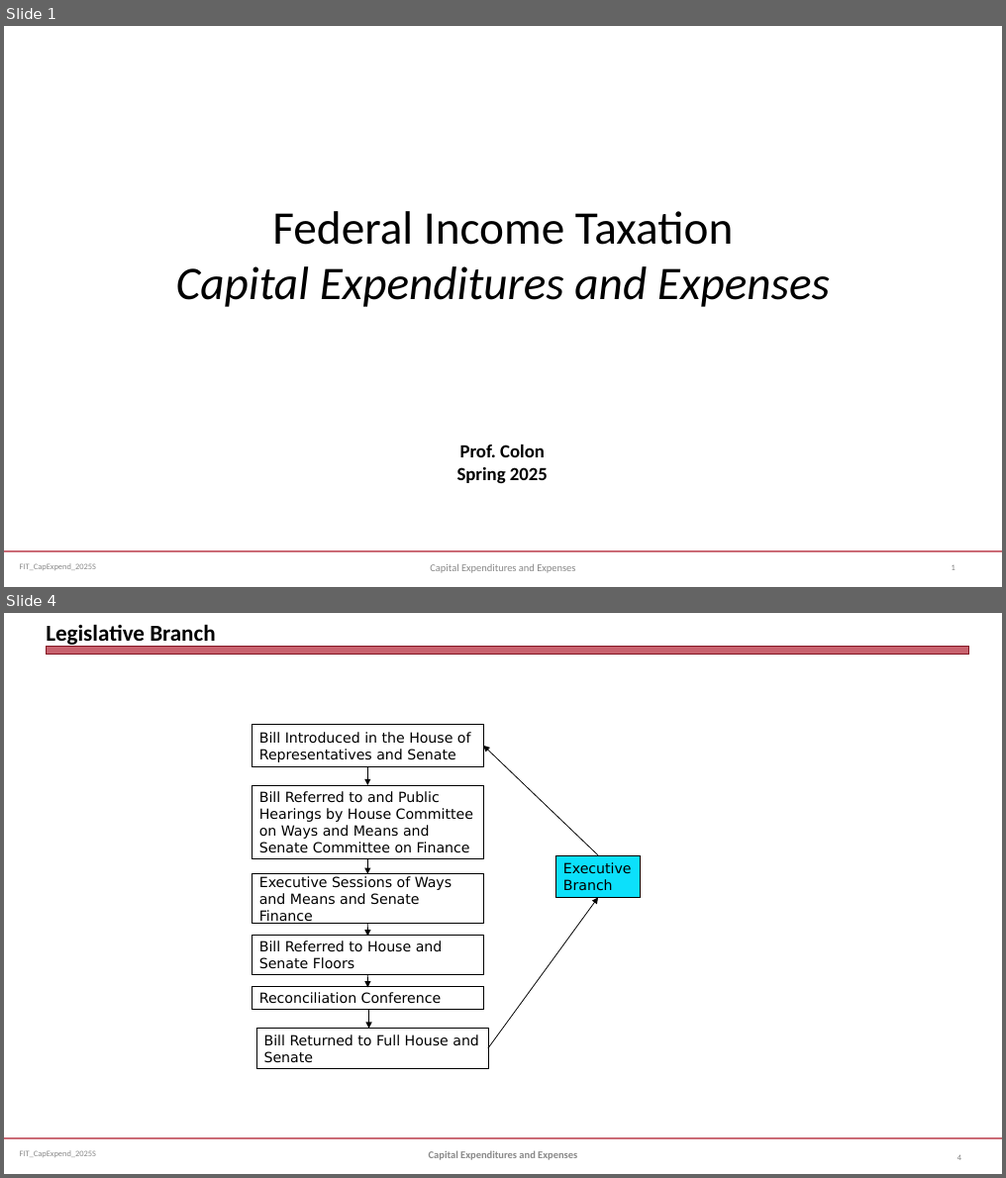
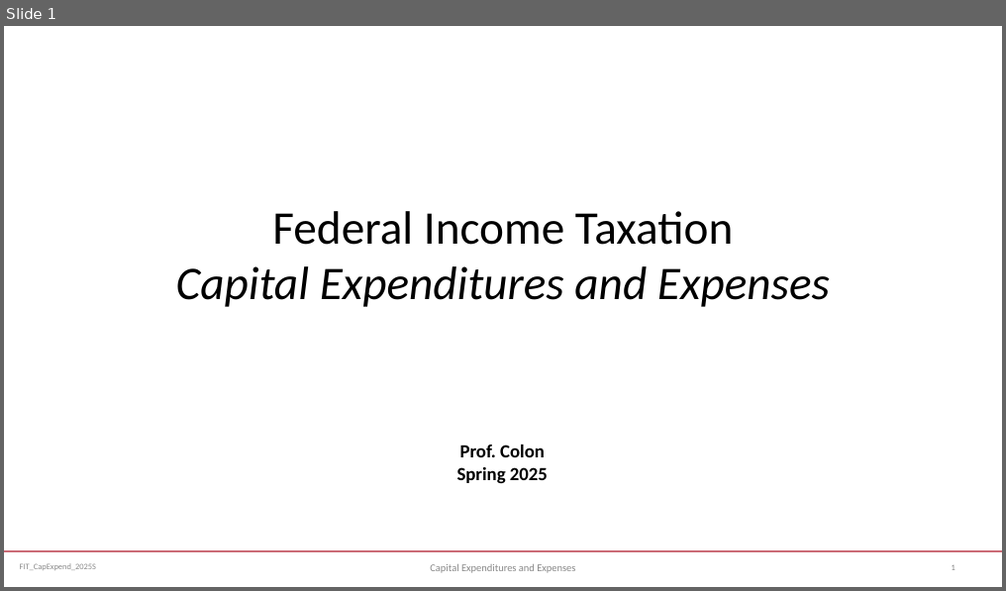
Before and after one commit to jmc877/Fed-Income-Tax, a slide deck: slides/FIT_CapExpend_2025S.pptx. Shown one above the other, each under a label of ours: slides 1 and 4 before the commit, slide 1 after it; the slides between them are not shown. The pictures are 1006x1178 and 1006x591 pixels, drawn with LibreOffice and Linux fonts; fonts in the diff are those of the drawing. Boxes give left, top, right and bottom in pixels: in the first picture for what was removed or moved away, otherwise in the second. Text is boxed around its words. In the diff, an @@ line names an element or a change of style, - is before the commit and + after.

```diff
--- a/slides/FIT_CapExpend_2025S.pptx
+++ b/slides/FIT_CapExpend_2025S.pptx
@@ slide 4 removed at <box>4,613,1002,1174</box>, background #FFFFFF; not listed: 2 template elements that a slide beside it also shows @@
@@ title removed at <box>46,624,215,648</box> @@
-Legislative Branch
@@ rectangle removed at <box>46,647,969,655</box> @@
@@ rectangle removed at <box>252,725,483,766</box> @@
-Bill Introduced in the House of Representatives and Senate
@@ arrow removed from (598, 856) to (483, 746) @@
@@ rectangle removed at <box>252,785,483,859</box> @@
-Bill Referred to and Public Hearings by House Committee on Ways and Means and Senate Committee on Finance
@@ arrow removed from (368, 766) to (368, 785) @@
@@ rectangle removed at <box>252,874,483,924</box> @@
-Executive Sessions of Ways and Means and Senate Finance
@@ arrow removed from (368, 860) to (368, 874) @@
@@ rectangle removed at <box>556,856,641,897</box> @@
-Executive Branch
@@ arrow removed from (488, 1049) to (598, 897) @@
@@ rectangle removed at <box>252,935,483,974</box> @@
-Bill Referred to House and Senate Floors
@@ arrow removed from (368, 924) to (368, 937) @@
@@ rectangle removed at <box>252,986,483,1010</box> @@
-Reconciliation Conference
@@ arrow removed from (368, 975) to (368, 988) @@
@@ arrow removed from (369, 1010) to (369, 1029) @@
@@ rectangle removed at <box>257,1029,488,1068</box> @@
-Bill Returned to Full House and Senate
@@ text removed at <box>429,1151,577,1160</box> @@
-Capital Expenditures and Expenses
@@ page number removed at <box>957,1156,961,1160</box> @@
-4
```
Also in this commit, not shown: 1 slide changed, 8 other slides removed, 1 other file.
